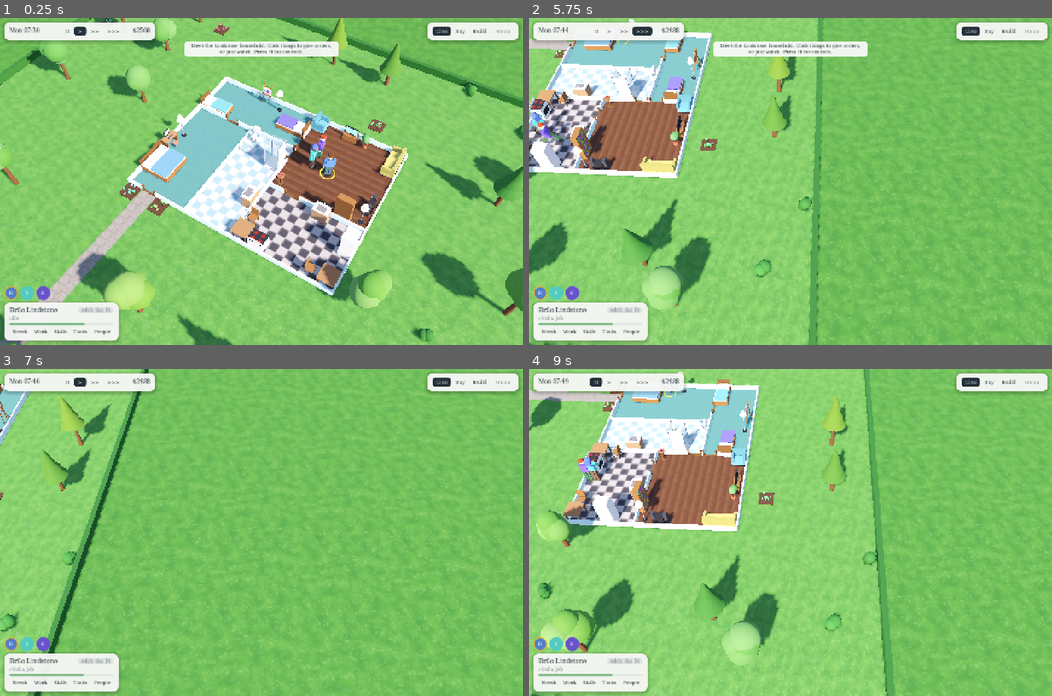
Above: before the commit, frames 1-4 (two rows, left to right).
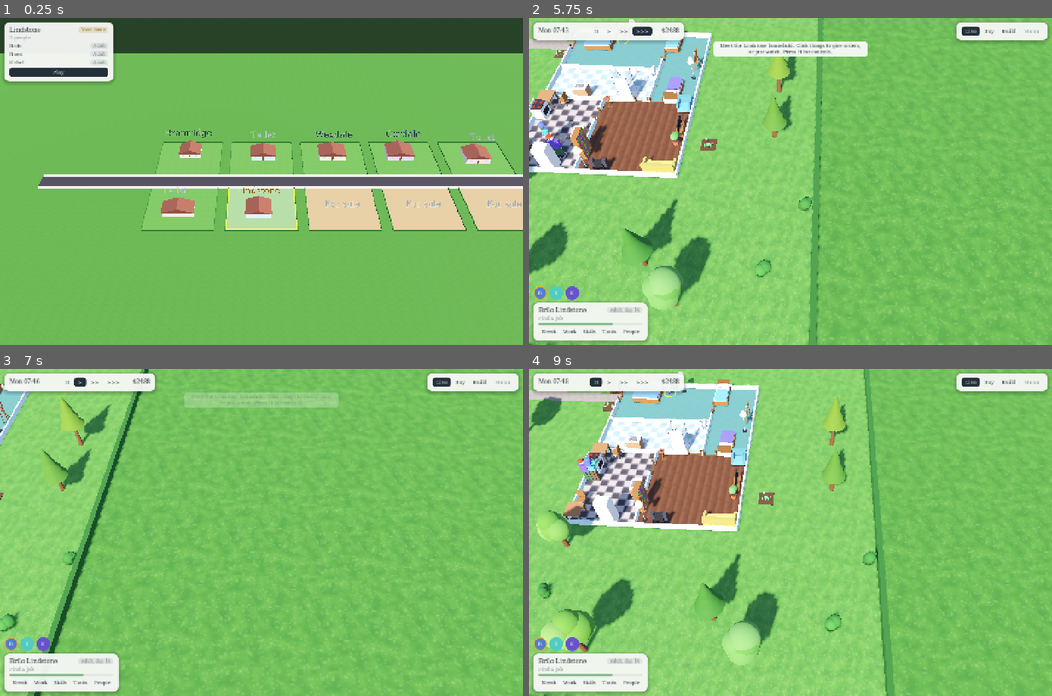
Above: after the commit, the same moments.

Repository: qmzpalgh/the-people
Game: Godot game, scene res://main.tscn
Two runs of this game, one before a commit and one after it. Both use one fixed random seed, a clock stepped at 60 frames per second and the inputs below.
Inputs (mouse positions are in pixels of both pictures, inside the frame that each line leads up to):
- Up to frame 1 (0.25 s): no input
- Up to frame 2 (5.75 s): click (586, 73) at 0.5 s, where only the run after the commit has a clickable "Play"; click "II" at 1.25 s; click ">" at 2 s; click ">>" at 2.75 s; tap Enter at 3.5 s; move the mouse to (905, 165) at 3.52 s; hold D 3.53-4.25 s; hold Q 3.53-4.25 s; click (905, 165) at 3.67 s; tap Space at 3.77 s; drag from (685, 197) to (764, 246) at 4.27 s; click ">>>" at 5 s
- Up to frame 3 (7 s): move the mouse to (313, 460) at 5.77 s; hold D 5.78-6.5 s; tap 1 at 5.85 s; drag from (235, 597) to (104, 483) at 6.52 s
- Up to frame 4 (9 s): move the mouse to (947, 581) at 7.27 s; hold A 7.28-8 s; tap 3 at 7.35 s; tap Space at 7.52 s; drag from (633, 483) to (712, 450) at 8.02 s; click "Live" at 8.75 s

The runs differ from the first frame. In frame 1, 63% of the frame differs, in the area x 0-100%, y 0-100%; in frame 2, 0.5%; in frame 3, 1.4%; in frame 4, 1.0%.

Commit message:
T5: Boot into the town, with the player's lot framed and a Play button
Co-Authored-By: Claude Sonnet 5.5 <noreply@anthropic.com>

Diff:
--- a/scripts/main.gd
+++ b/scripts/main.gd
@@ -180,6 +180,10 @@
 			ui.debug_open(OS.get_environment("TP_UI"))
 	if OS.has_environment("TP_SCREEN"):
 		set_screen(OS.get_environment("TP_SCREEN"))
+	elif not testing or OS.has_environment("TP_BOOT"):
+		# A normal launch opens on the town. TP_BOOT lets a test run do the same.
+		town_view.open_home()
+		set_screen("town")
 
 
 func _make_person(id: int, sv: int, fam: String, hh: Household, spec := {}) -> Person:
--- a/scripts/town_view.gd
+++ b/scripts/town_view.gd
@@ -17,6 +17,7 @@
 var picked := -1          # id of the lot whose card is open, or -1
 var _hover_n: MeshInstance3D
 var _pick_n: MeshInstance3D
+var _home_n: Node3D       # a gold frame round the player's own lot
 var _frame := 0
 var labels := {}          # lot id -> its floating label
 var houses := {}          # lot id -> the house's node, for home and vacant lots
@@ -36,6 +37,7 @@
 	add_child(hud)
 	_hover_n = _marker(Color(UI.GOLD, 0.15))
 	_pick_n = _marker(Color(1, 1, 1, 0.3))
+	_home_n = _ring(UI.GOLD)
 	for l in town.lots:
 		_plate(l)
 	cam = Cam.new()
@@ -72,6 +74,32 @@
 	return m
 
 
+## A thin frame round a lot, in a colour, laid on the player's lot.
+func _ring(c: Color) -> Node3D:
+	var n := Node3D.new()
+	var w := 0.5
+	Meshes.box(n, Vector3(World.W, 0.12, w), Vector3(0, 0.08, -World.H / 2.0 + w / 2.0), c, 0.3)
+	Meshes.box(n, Vector3(World.W, 0.12, w), Vector3(0, 0.08, World.H / 2.0 - w / 2.0), c, 0.3)
+	Meshes.box(n, Vector3(w, 0.12, World.H), Vector3(-World.W / 2.0 + w / 2.0, 0.08, 0), c, 0.3)
+	Meshes.box(n, Vector3(w, 0.12, World.H), Vector3(World.W / 2.0 - w / 2.0, 0.08, 0), c, 0.3)
+	n.visible = false
+	add_child(n)
+	return n
+
+
+## Frames the player's lot and opens its card, as the game does on boot.
+func open_home() -> void:
+	var l = town.lot_of(0)
+	if l == null:
+		return
+	_home_n.position = origin(l) + Vector3(World.W / 2.0, 0, World.H / 2.0)
+	_home_n.visible = true
+	picked = l["id"]
+	_show_marker(_pick_n, picked)
+	hud.show_lot(l)
+	cam.position = Vector3(_home_n.position.x, 0, 0)
+
+
 ## The lot under a screen position, or null. The mouse ray meets the ground, and the point
 ## is tested against each plate's rectangle.
 func lot_at(mpos: Vector2) -> Variant:
@@ -111,6 +139,9 @@
 		var id := int(OS.get_environment("TP_TOWN_CLICK"))
 		var a := origin(town.lot(id)) + Vector3(World.W / 2.0, 0, World.H / 2.0)
 		print("town card: ", click(cam.cam.unproject_position(a)))
+	if _frame == 8 and OS.has_environment("TP_TOWN_PLAY"):
+		hud.play_btn.pressed.emit()
+		print("town play: screen ", game.screen, ", speed ", game.speed)
 
 
 func _unhandled_input(e: InputEvent) -> void:
@@ -238,8 +269,6 @@
 func _label(l: Dictionary, plate: Node3D) -> void:
 	var t := Label3D.new()
 	var txt := label_text(l)
-	if l["kind"] == "home" and l["household"] == 0:
-		txt += "\nYour home"
 	t.text = txt
 	t.billboard = BaseMaterial3D.BILLBOARD_ENABLED
 	t.fixed_size = true
--- a/scripts/ui_town.gd
+++ b/scripts/ui_town.gd
@@ -7,6 +7,7 @@
 var ui: UI
 var card: PanelContainer
 var body: VBoxContainer
+var play_btn: Button
 var title := ""             # the card's title now, "" when the card is closed
 
 
@@ -33,6 +34,7 @@
 
 ## Opens the card for a lot, or closes it for null.
 func show_lot(l: Variant) -> void:
+	play_btn = null
 	for c in body.get_children():
 		body.remove_child(c)
 		c.queue_free()
@@ -59,6 +61,12 @@
 				var nm := ui._label(row, p.first(), 14)
 				nm.size_flags_horizontal = Control.SIZE_EXPAND_FILL
 				ui._chip(row, p.stage().capitalize(), UI.MUTED)
+			if l["household"] == 0:
+				play_btn = ui._btn(body, "Play", game.set_screen.bind("lot"))
+				play_btn.add_theme_stylebox_override("normal", ui._sb(UI.INK))
+				play_btn.add_theme_stylebox_override("hover", ui._sb(UI.INK.lightened(0.15)))
+				play_btn.add_theme_color_override("font_color", Color.WHITE)
+				play_btn.add_theme_color_override("font_hover_color", Color.WHITE)
 		"vacant":
 			title = "To let"
 			ui._label(head, title, 17)
